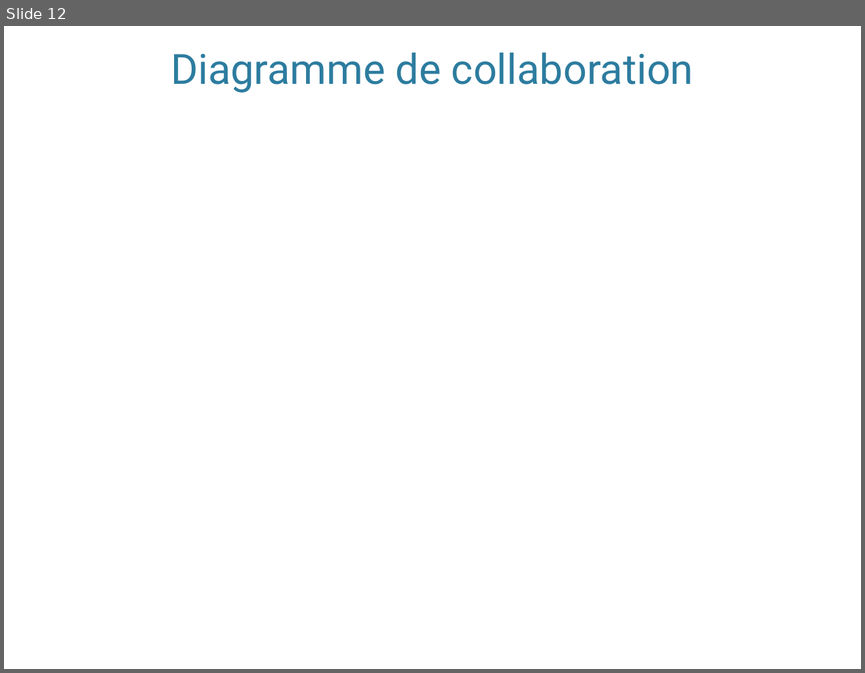
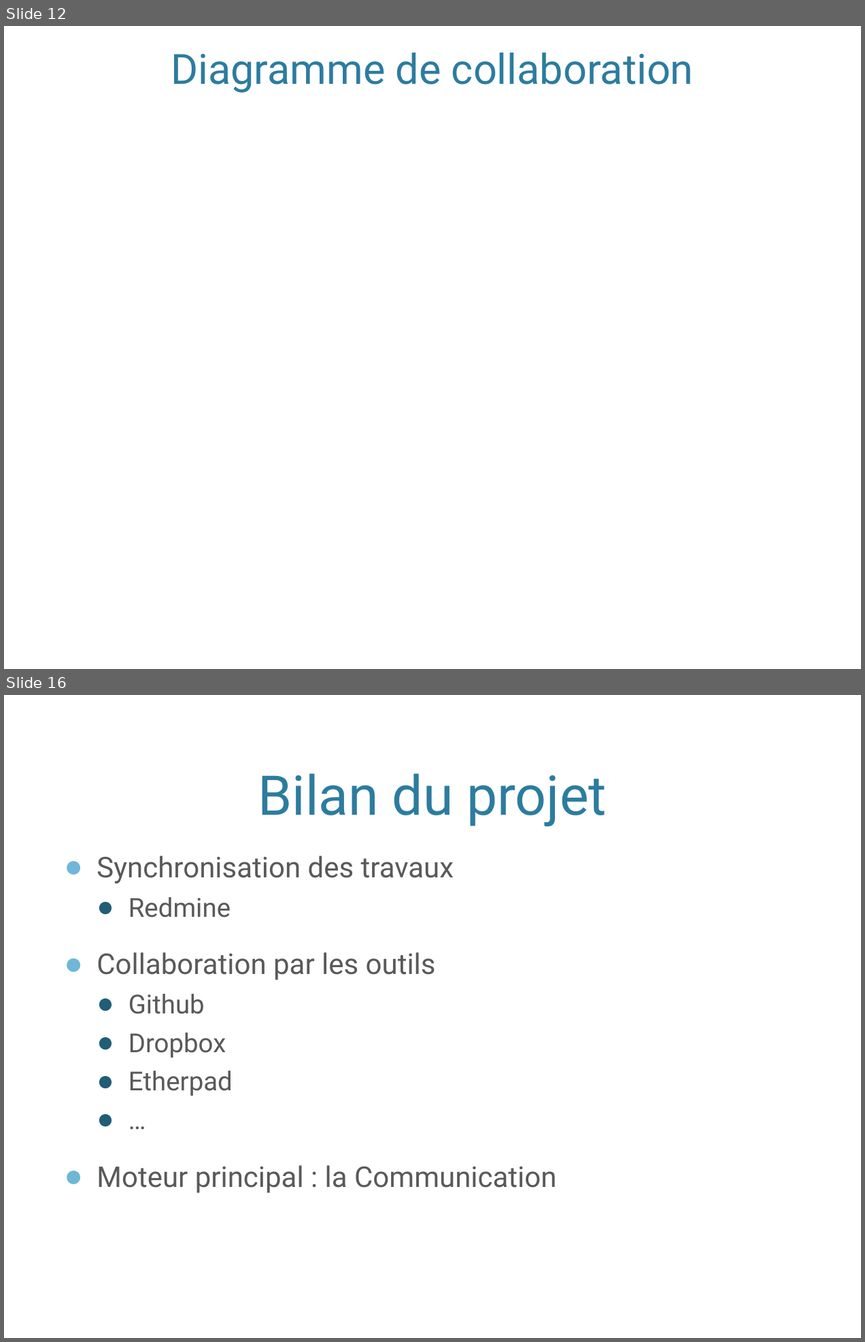
Before and after one commit to hexanome/soa, a slide deck: presentationSISOA.pptx. Shown one above the other, each under a label of ours: slide 12 before the commit, slides 12 and 16 after it; the slides between them are not shown. The pictures are 865x673 and 865x1342 pixels, drawn with LibreOffice and Linux fonts; fonts in the diff are those of the drawing; background and template pictures are left out. Boxes give left, top, right and bottom in pixels: in the first picture for what was removed or moved away, otherwise in the second. Text is boxed around its words. In the diff, an @@ line names an element or a change of style, - is before the commit and + after.

```diff
--- a/presentationSISOA.pptx
+++ b/presentationSISOA.pptx
@@ slide 16 added at (4,695,861,1338), background picture (left out) @@
@@ title added at (258,773,606,826), 46 pt, text #2C7C9F @@
+Bilan du projet
@@ text added at (96,855,556,1193), 24 pt, text #595959 @@
+● Synchronisation des travaux
+  ● Redmine
+● Collaboration par les outils
+  ● Github
+  ● Dropbox
+  ● Etherpad
+  ● …
+● Moteur principal : la Communication
@@ page number added at (745,1283,837,1317), 36 pt, text #FFFFFF @@
+16
```
Also in this commit, not shown: 3 other slides added.
